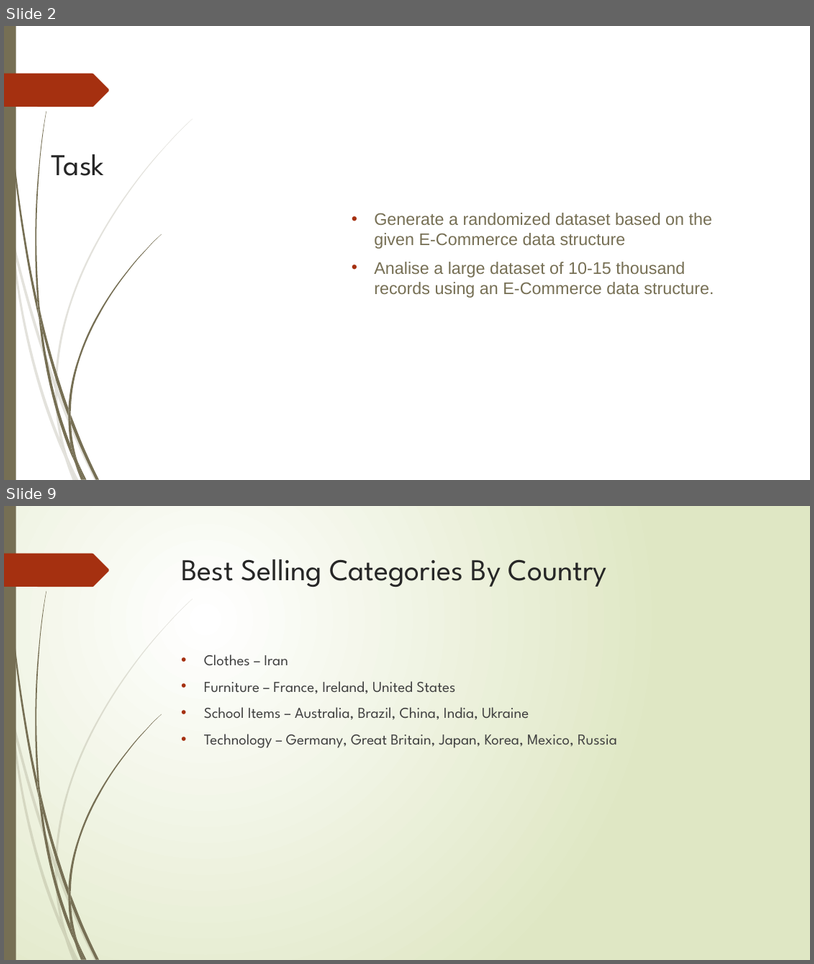
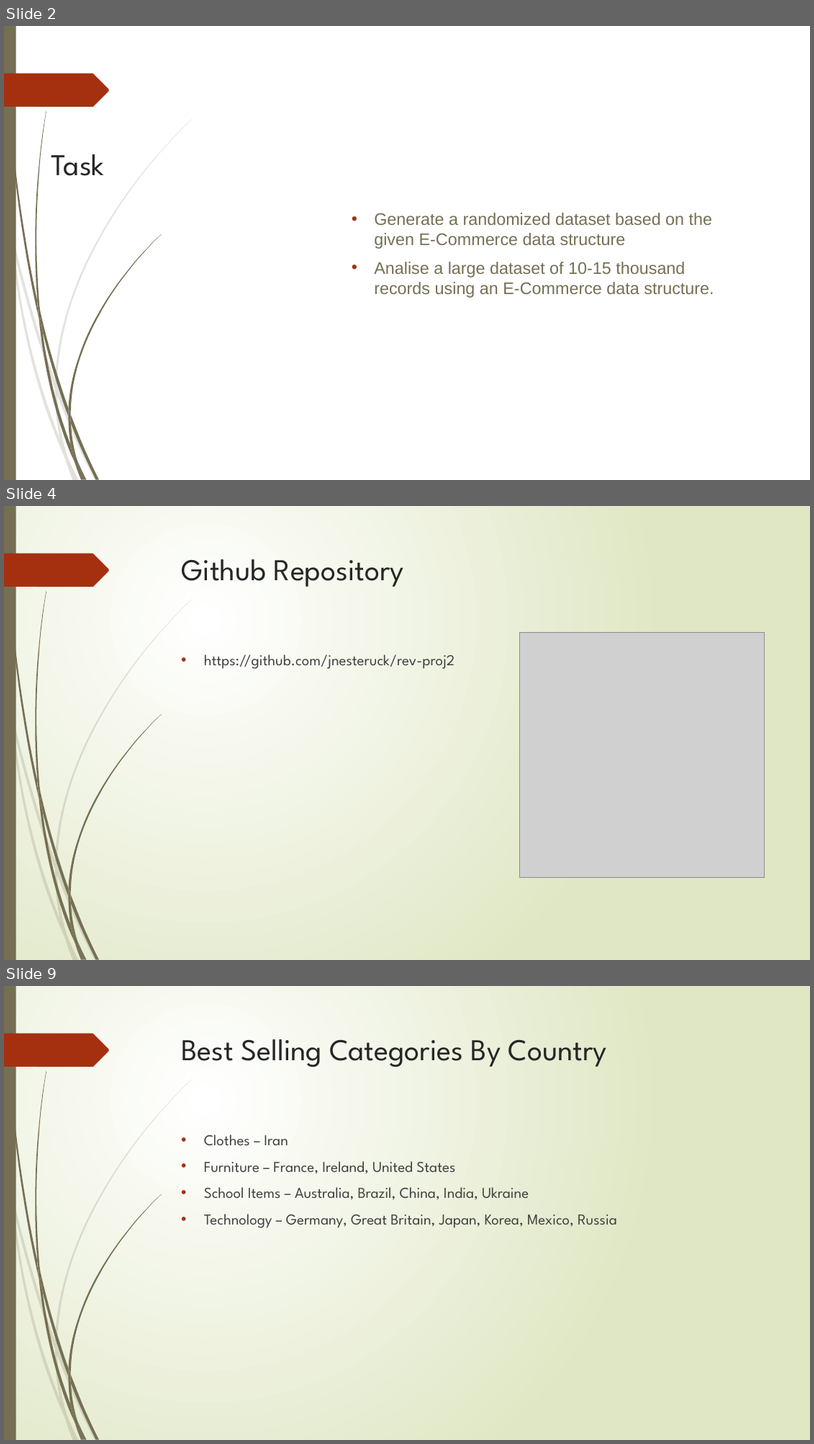
Before and after one commit to jnesteruck/rev-proj2, a slide deck: analysis-phase/Project_2.pptx. Shown one above the other, each under a label of ours: slides 2 and 9 before the commit, slides 2, 4 and 9 after it; the slides between them are not shown. The pictures are 814x964 and 814x1444 pixels, drawn with LibreOffice and Linux fonts; fonts in the diff are those of the drawing; grey boxes stand for pictures. Boxes give left, top, right and bottom in pixels: in the first picture for what was removed or moved away, otherwise in the second. Text is boxed around its words. In the diff, an @@ line names an element or a change of style, - is before the commit and + after.

```diff
--- a/analysis-phase/Project_2.pptx
+++ b/analysis-phase/Project_2.pptx
@@ slide 4 added at [4, 506, 810, 960], background gradient #FFFFFF to #DFE8C4; not listed: 24 template elements that a slide beside it also shows @@
@@ title added at [182, 559, 404, 587], 36 pt, text #262626 @@
+Github Repository
@@ picture added at [520, 632, 765, 878] @@
@@ text added at [204, 654, 455, 669], 18 pt, text #404040 @@
+• https://github.com/jnesteruck/rev-proj2
```
Also in this commit, not shown: 6 slides changed, 1 other slide added, 1 slide removed.
